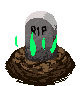
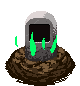
Layer changes from the first 80×86 image to the second:
renamed "Calque 13 copie" to "Layer 9", painted on it over [26,18,57,54]
